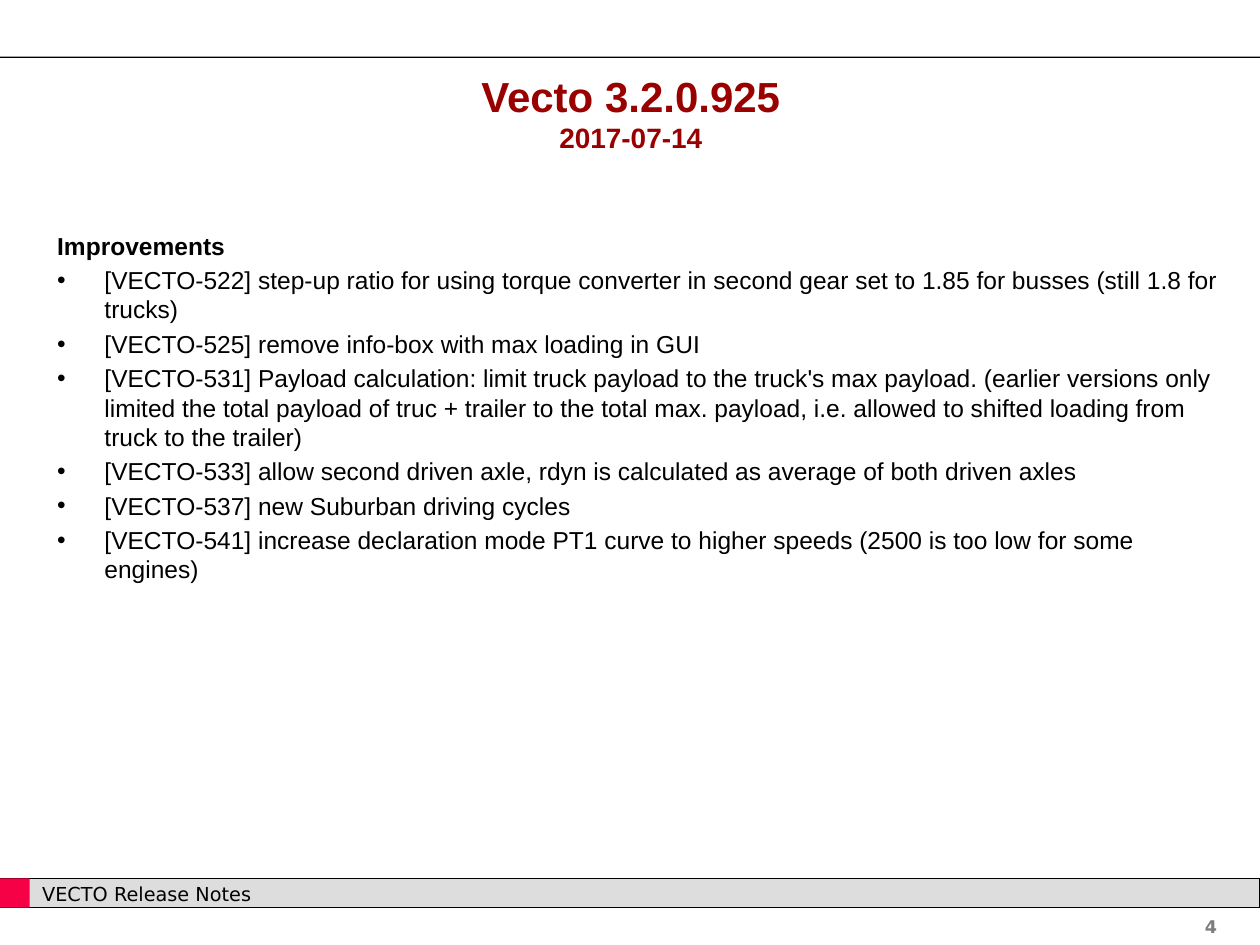
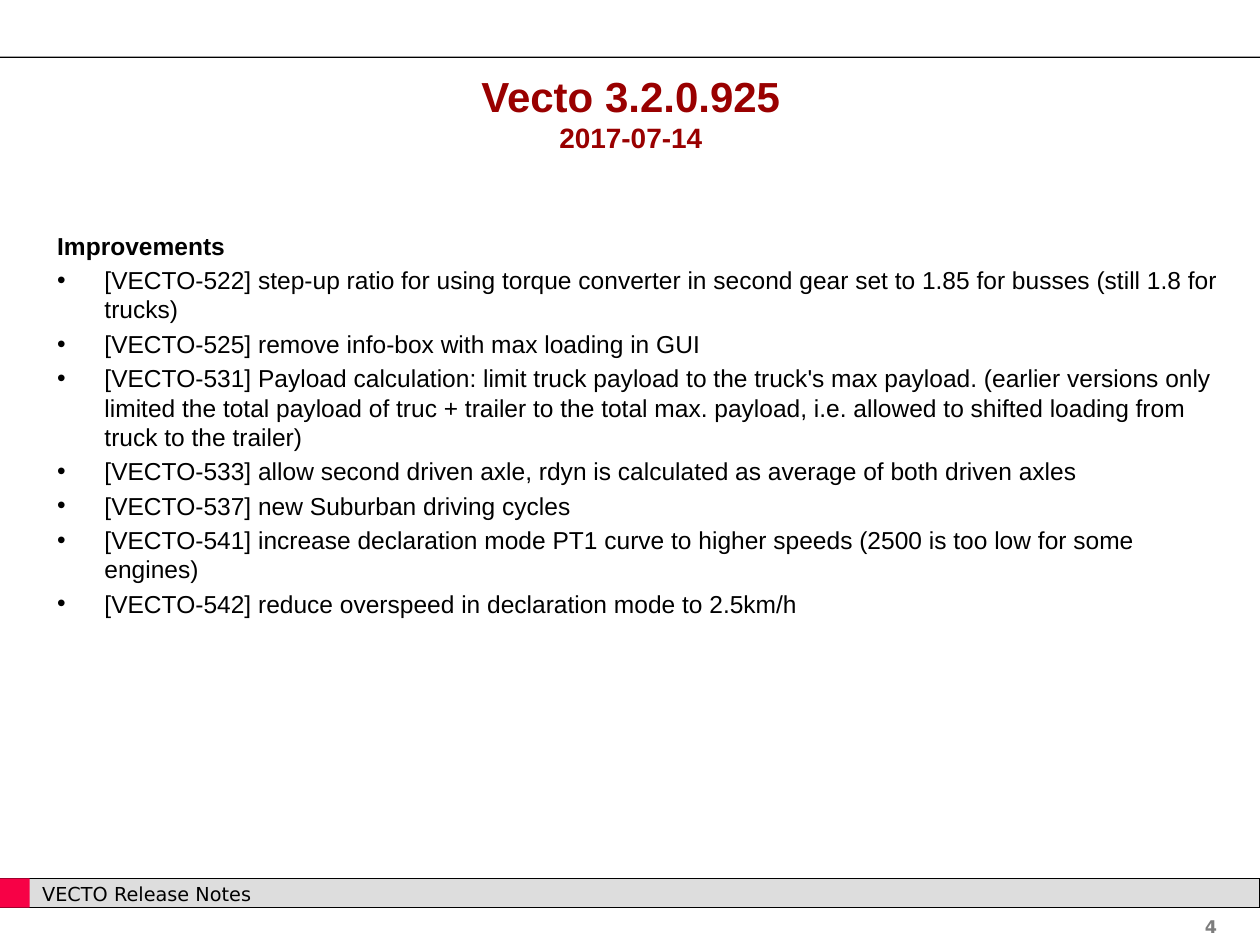
Before and after one commit to tanawadeatharva/BharatVECTO, a slide deck: slide 4 of Documentation/User Manual Source/Release Notes Vecto3.x.pptx. Drawn at 1260x945 pixels with LibreOffice and Linux fonts; fonts in the diff are those of the drawing; background and template pictures are left out. Boxes give left, top, right and bottom in pixels: in the first picture for what was removed or moved away, otherwise in the second. Text is boxed around its words. In the diff, an @@ line names an element or a change of style, - is before the commit and + after.

```diff
--- a/Documentation/User Manual Source/Release Notes Vecto3.x.pptx
+++ b/Documentation/User Manual Source/Release Notes Vecto3.x.pptx
@@ text at <box>104,595,796,618</box>: paragraph added @@
+• [VECTO-542] reduce overspeed in declaration mode to 2.5km/h
```
Also in this commit, not shown: 1 other slide changed, 4 other files.
